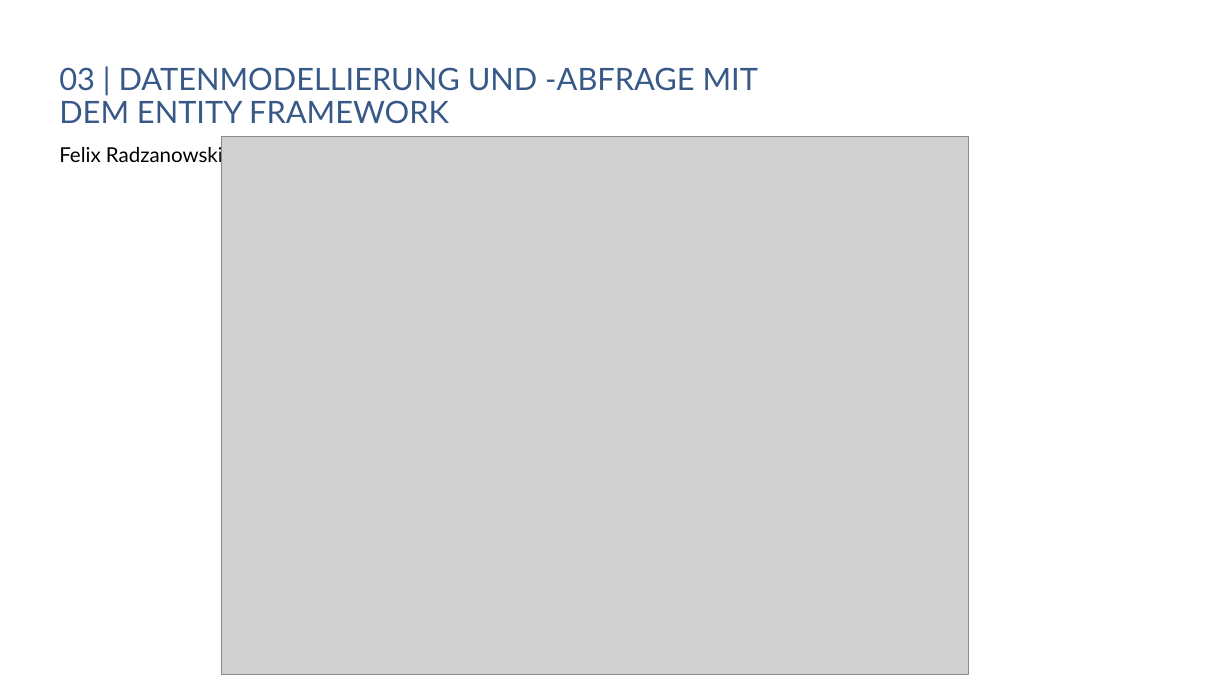
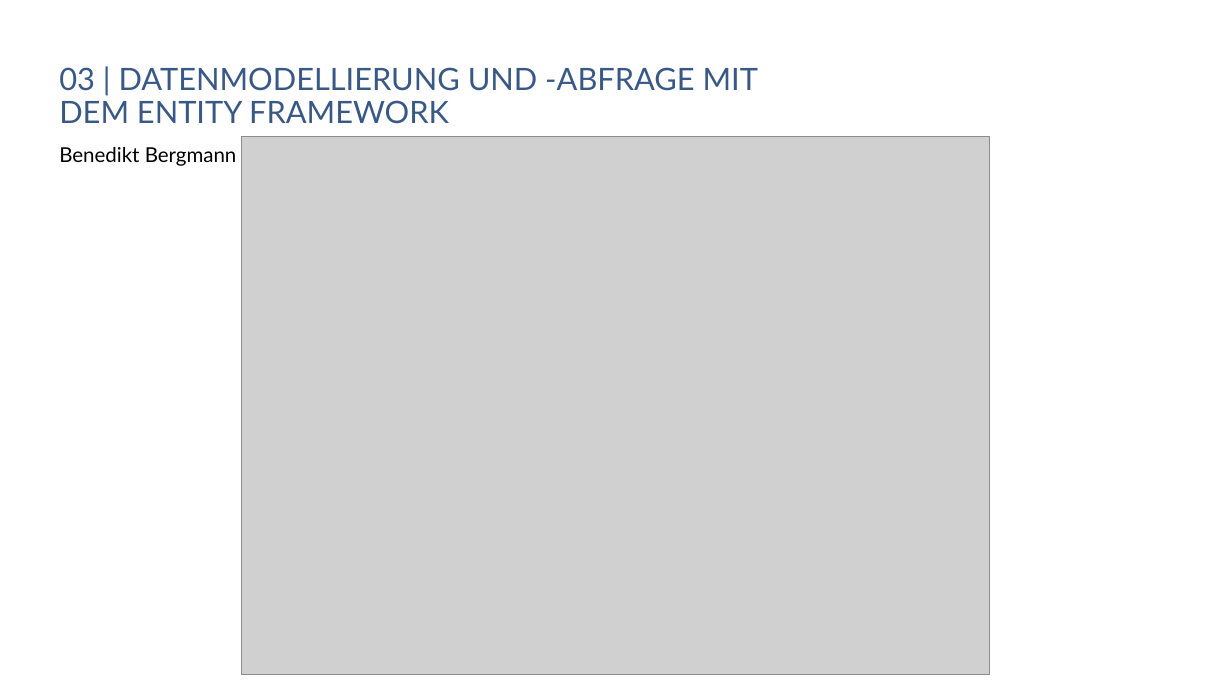
Before and after one commit to danielbeckmann/DotNETJumpStart, a slide deck: slide 3 of 03. Entity Framework/Datenmodellierung und -abfrage mit dem Entity Framework.pptx. Drawn at 1232x693 pixels with LibreOffice and Linux fonts; fonts in the diff are those of the drawing; grey boxes stand for pictures; background and template pictures are left out. Boxes give left, top, right and bottom in pixels: in the first picture for what was removed or moved away, otherwise in the second. Text is boxed around its words. In the diff, an @@ line names an element or a change of style, - is before the commit and + after.

```diff
--- a/03. Entity Framework/Datenmodellierung und -abfrage mit dem Entity Framework.pptx
+++ b/03. Entity Framework/Datenmodellierung und -abfrage mit dem Entity Framework.pptx
@@ subtitle at (59,147,237,166): text changed @@
-Felix Radzanowski
+Benedikt Bergmann
@@ picture: place and size @@
-picture at (221,137,969,675)
+picture at (242,137,990,675)
```
Also in this commit, not shown: 11 other slides changed, 1 slide added, 3 other files.
